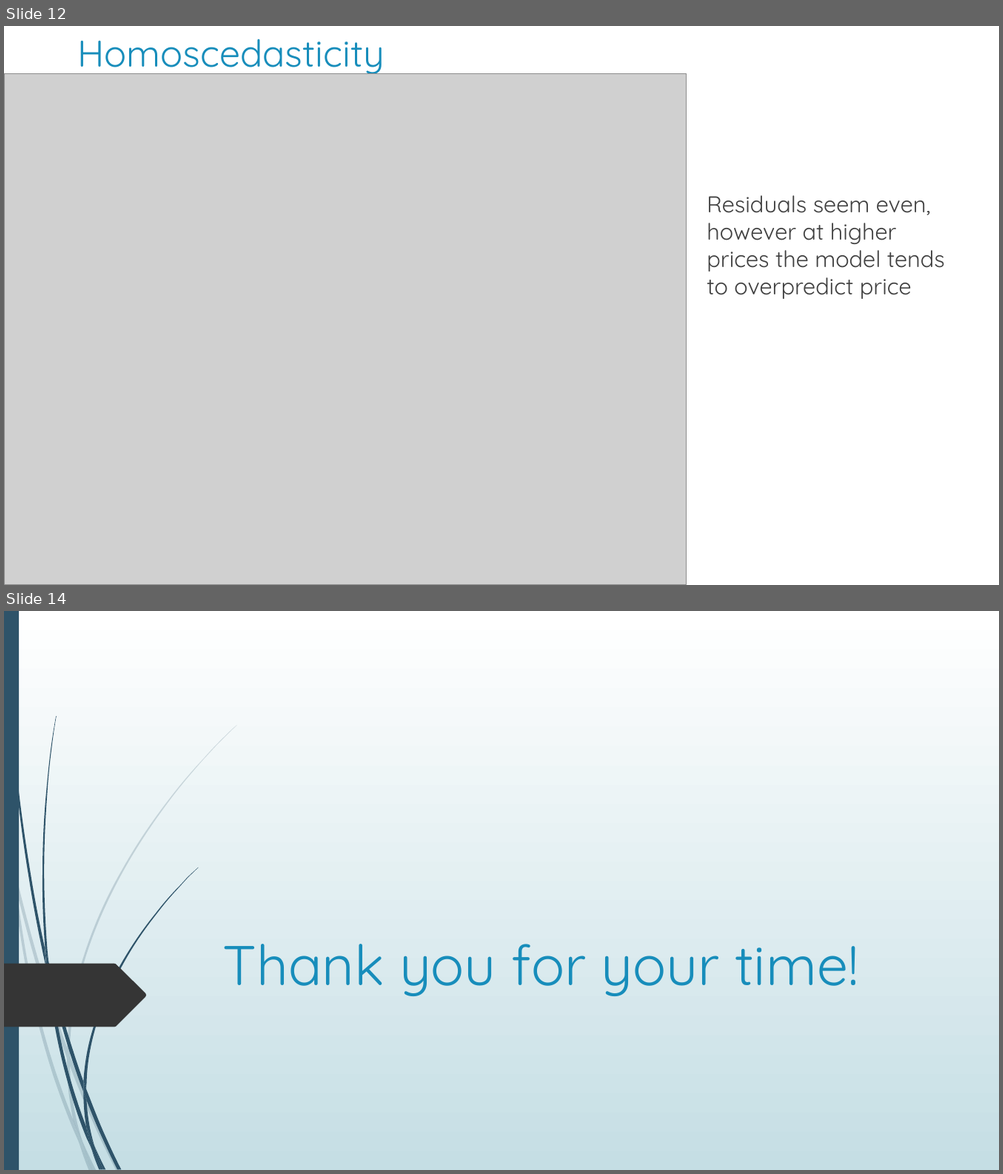
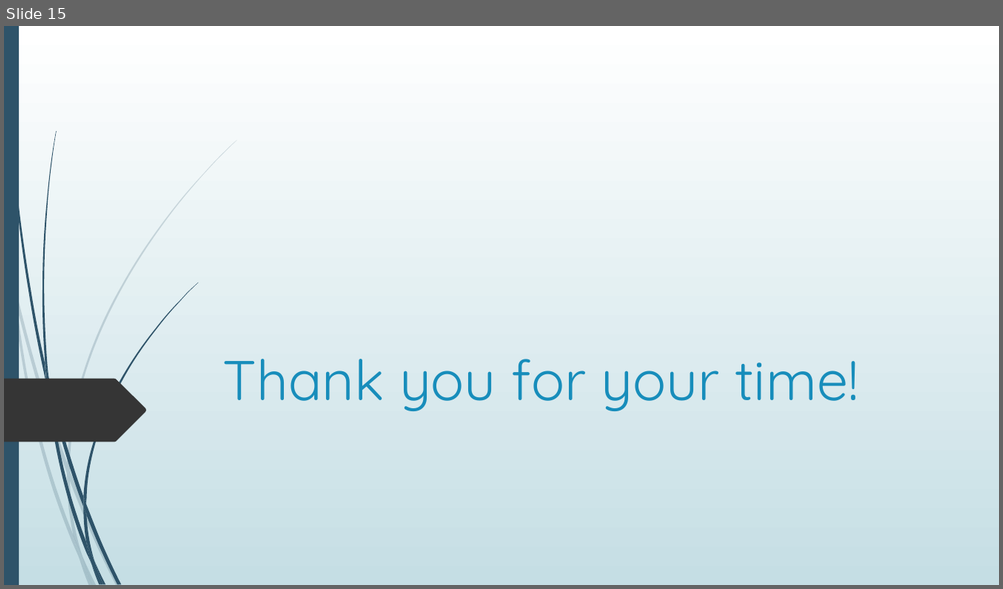
Before and after one commit to justingrisanti/dsc-phase-3-project, a slide deck: Module 3 Final Project Presentation.pptx. Shown one above the other, each under a label of ours: slides 12 and 14 before the commit, slide 15 after it; the slides between them are not shown. The pictures are 1003x1174 and 1003x589 pixels, drawn with LibreOffice and Linux fonts; fonts in the diff are those of the drawing; grey boxes stand for pictures. Boxes give left, top, right and bottom in pixels: in the first picture for what was removed or moved away, otherwise in the second. Text is boxed around its words. In the diff, an @@ line names an element or a change of style, - is before the commit and + after.

```diff
--- a/Module 3 Final Project Presentation.pptx
+++ b/Module 3 Final Project Presentation.pptx
@@ slide 12 removed at bbox=[4, 26, 999, 585], background #FFFFFF; not listed: 11 template elements that a slide beside it also shows @@
@@ rectangle removed at bbox=[4, 26, 27, 77] @@
@@ title removed at bbox=[77, 39, 384, 77] @@
-Homoscedasticity
@@ freeform shape removed at bbox=[4, 84, 134, 125] @@
@@ picture removed at bbox=[5, 74, 686, 585] @@
@@ text removed at bbox=[706, 195, 945, 299] @@
-• Residuals seem even, however at higher prices the model tends to overpredict price
@@ what was slide 14 is now slide 15 @@
```
Also in this commit, not shown: 5 slides changed, 9 slides added, 7 other slides removed, 9 other files.
